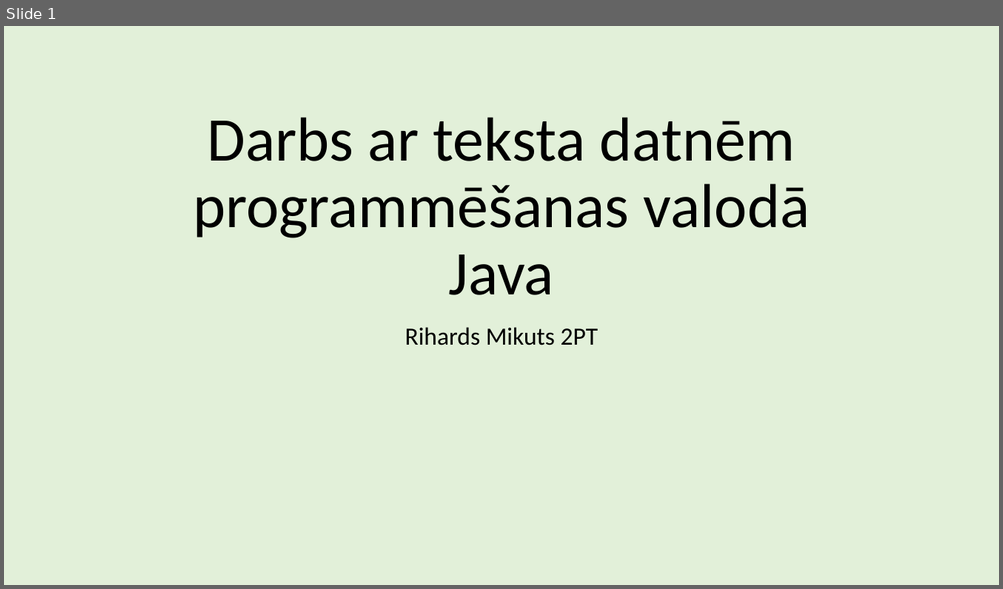
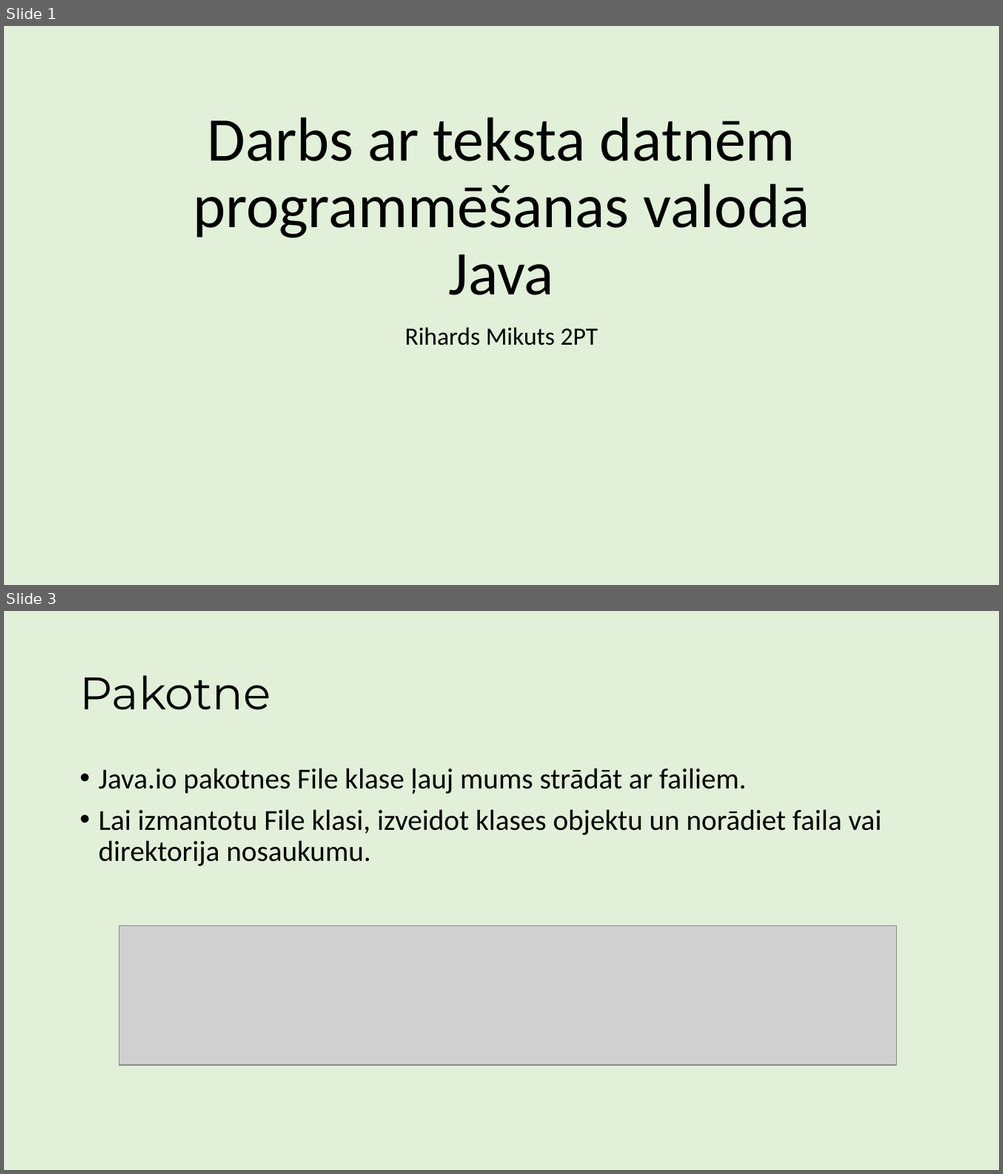
Before and after one commit to ricciss/TekstaDatnes, a slide deck: MacibuMaterials.pptx. Shown one above the other, each under a label of ours: slide 1 before the commit, slides 1 and 3 after it; the slides between them are not shown. The pictures are 1003x589 and 1003x1174 pixels, drawn with LibreOffice and Linux fonts; fonts in the diff are those of the drawing; grey boxes stand for pictures. Boxes give left, top, right and bottom in pixels: in the first picture for what was removed or moved away, otherwise in the second. Text is boxed around its words. In the diff, an @@ line names an element or a change of style, - is before the commit and + after.

Commit message:
Izveidota informācija par pakotni un FileWriter

```diff
--- a/MacibuMaterials.pptx
+++ b/MacibuMaterials.pptx
@@ slide 3 added at [4,611,999,1170], background #E2F0D9 @@
@@ title added at [79,675,270,710], 44 pt, text #000000 @@
+Pakotne
@@ text added at [99,768,882,866], 28 pt, text #000000 @@
+• Java.io pakotnes File klase ļauj mums strādāt ar failiem.
+• Lai izmantotu File klasi, izveidot klases objektu un norādiet faila vai direktorija nosaukumu.
@@ picture added at [119,925,896,1065] @@
```
Also in this commit, not shown: 1 slide changed, 7 other slides added.
